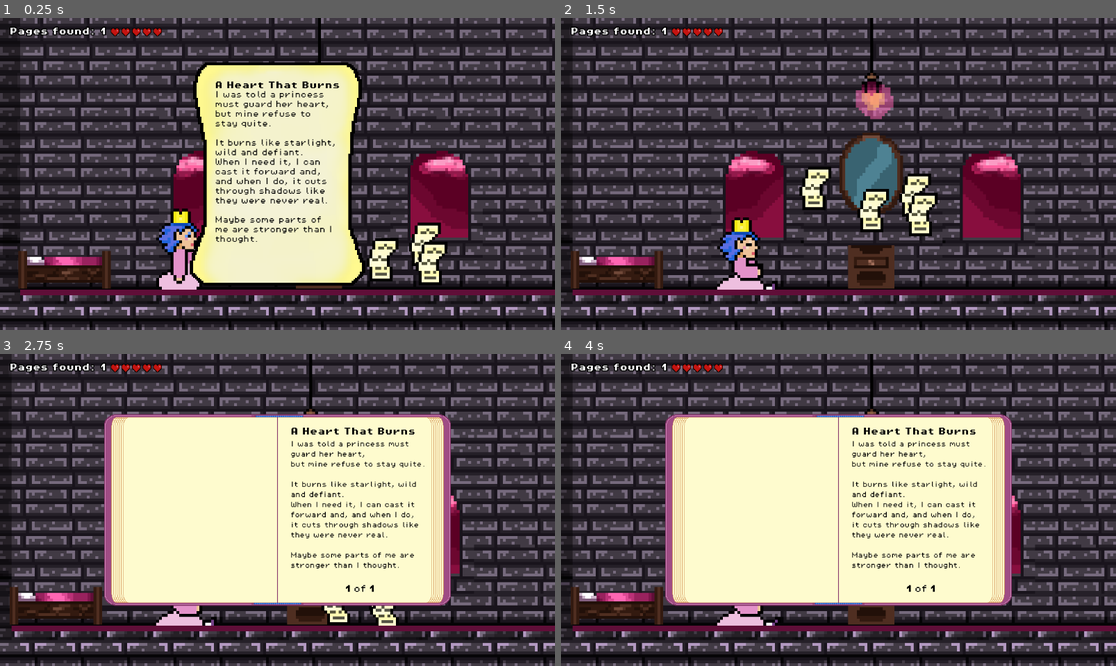
Above: before the commit, frames 1-4 (two rows, left to right).
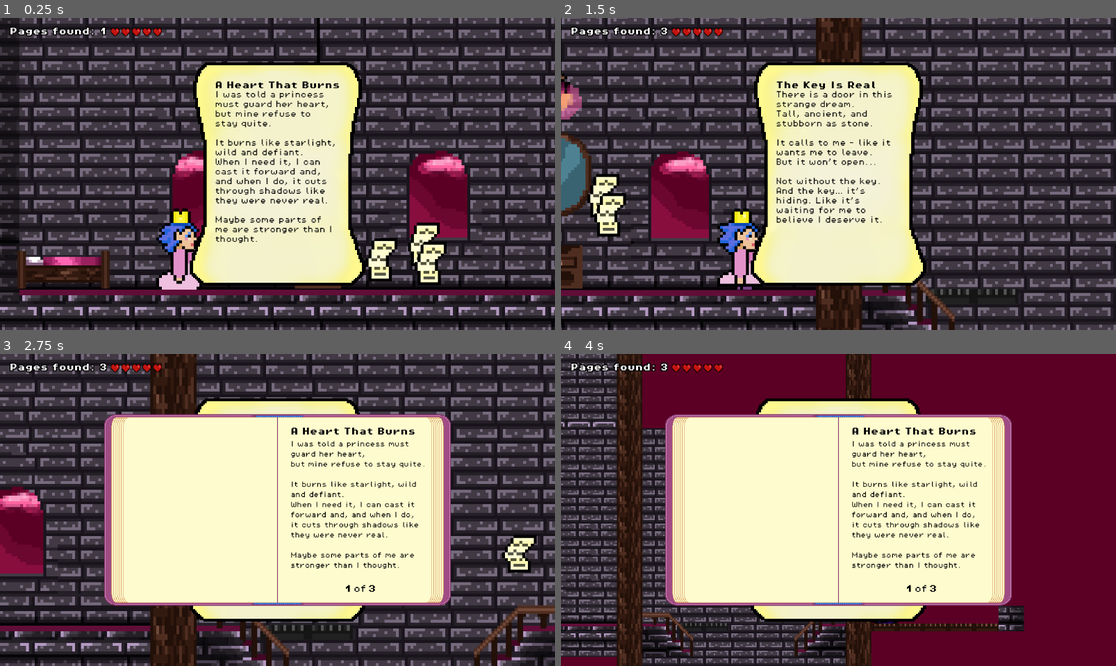
Above: after the commit, the same moments.

Repository: Gert1337/Game1
Game: Godot game, scene res://scenes/game.tscn
Two runs of this game, one before a commit and one after it. Both use one fixed random seed, a clock stepped at 60 frames per second and the inputs below.
Inputs:
- Up to frame 1 (0.25 s): no input
- Up to frame 2 (1.5 s): hold Right (move_right) from 0.53 s (still down); tap H (afformation) at 0.6 s; tap Space (jump) at 0.77 s; tap C (CloseDiaryPage) at 1.35 s
- Up to frame 3 (2.75 s): tap Space (jump) at 1.52 s; tap H (afformation) at 1.55, 2.3 s; release Right (move_right) at 2.03 s; hold Left (move_left) from 2.03 s (still down); tap B (Open Diary) at 2.1 s
- Up to frame 4 (4 s): release Left (move_left) at 2.78 s; hold Right (move_right) from 2.78 s (still down); tap H (afformation) at 2.85, 3.8 s; tap Space (jump) at 3.02, 3.77 s; tap Z (shoot) at 3.6 s

The runs differ from the first frame. In frame 1, 6.3% of the frame differs, in the area x 0-100%, y 0-100%; in frame 2, 59%; in frame 3, 20%; in frame 4, 53%.

Commit message:
moving platform

Diff:
--- /dev/null
+++ b/scenes/dead_to_live_platform.gd
@@ -0,0 +1,79 @@
+extends AnimatableBody2D
+enum MovementType {
+	NONE,
+	VERTICAL,
+	HORIZONTAL
+}
+
+@export_enum("None", "Vertical", "Horizontal") var selected_movement_type := "None"
+var movement_type: MovementType = MovementType.NONE
+@export var speed: float = 50.0
+
+var direction := 1
+var player_on_platform := false
+var last_position: Vector2
+var movement_delta: Vector2 = Vector2.ZERO
+
+@onready var player_ref: CharacterBody2D = $"../Player"
+@onready var ray_down: RayCast2D = $RayCast2DDown
+@onready var ray_up: RayCast2D = $RayCast2D2Up
+@onready var ray_left: RayCast2D = $RayCast2D2Left
+@onready var ray_rigth: RayCast2D = $RayCast2D2Rigth
+
+
+
+
+# Called when the node enters the scene tree for the first time.
+func _ready() -> void:
+	last_position = position
+	if player_ref:
+		player_ref.connect("player_healing", Callable(self, "_on_player_healing"))
+
+
+# Called every frame. 'delta' is the elapsed time since the previous frame.
+func _process(delta: float) -> void:
+	if movement_type == MovementType.NONE:
+		return
+
+	# Calculate movement delta
+	movement_delta = position - last_position
+	last_position = position
+	match  movement_type:
+		MovementType.VERTICAL:
+			if direction == 1 and ray_up.is_colliding():
+				direction = -1
+			elif direction == -1 and ray_down.is_colliding():
+				direction = 1
+			position.y += direction * speed * delta
+
+
+		MovementType.HORIZONTAL:
+			if direction == 1 and ray_rigth.is_colliding():
+				direction = -1
+			elif direction == -1 and ray_left.is_colliding():
+				direction = 1
+			position.x += direction * speed * delta
+
+
+func get_movement_delta() -> Vector2:
+	return movement_delta
+
+func _on_player_healing():
+	if player_on_platform:
+		match selected_movement_type:
+			"Vertical":
+				movement_type = MovementType.VERTICAL
+			"Horizontal":
+				movement_type = MovementType.HORIZONTAL
+			_:
+				movement_type = MovementType.NONE
+
+func _on_player_dection_body_entered(body: Node2D) -> void:
+	if body.name == "Player":
+		player_on_platform = true
+		body.current_platform = self
+
+func _on_player_dection_body_exited(body: Node2D) -> void:
+	if body.name == "Player":
+		player_on_platform = false
+		body.current_platform = null
--- /dev/null
+++ b/scenes/dead_to_live_platform.tscn
@@ -0,0 +1,167 @@
+[gd_scene load_steps=21 format=3 uid="uid://c4iudy5fp64fj"]
+
+[ext_resource type="Script" uid="uid://ckkgxby6mmllb" path="res://scenes/dead_to_live_platform.gd" id="1_ivgxt"]
+[ext_resource type="Texture2D" uid="uid://c0syhyqfitb6n" path="res://assets/sprites/deadtoliveplatform.png" id="2_txnsl"]
+
+[sub_resource type="AtlasTexture" id="AtlasTexture_mithi"]
+atlas = ExtResource("2_txnsl")
+region = Rect2(32, 0, 32, 16)
+
+[sub_resource type="AtlasTexture" id="AtlasTexture_t3vq2"]
+atlas = ExtResource("2_txnsl")
+region = Rect2(64, 0, 32, 16)
+
+[sub_resource type="AtlasTexture" id="AtlasTexture_wo82i"]
+atlas = ExtResource("2_txnsl")
+region = Rect2(96, 0, 32, 16)
+
+[sub_resource type="AtlasTexture" id="AtlasTexture_vswmk"]
+atlas = ExtResource("2_txnsl")
+region = Rect2(128, 0, 32, 16)
+
+[sub_resource type="AtlasTexture" id="AtlasTexture_120v5"]
+atlas = ExtResource("2_txnsl")
+region = Rect2(160, 0, 32, 16)
+
+[sub_resource type="AtlasTexture" id="AtlasTexture_uaft6"]
+atlas = ExtResource("2_txnsl")
+region = Rect2(192, 0, 32, 16)
+
+[sub_resource type="AtlasTexture" id="AtlasTexture_1d120"]
+atlas = ExtResource("2_txnsl")
+region = Rect2(224, 0, 32, 16)
+
+[sub_resource type="AtlasTexture" id="AtlasTexture_xr7bv"]
+atlas = ExtResource("2_txnsl")
+region = Rect2(0, 0, 32, 16)
+
+[sub_resource type="AtlasTexture" id="AtlasTexture_f7is0"]
+atlas = ExtResource("2_txnsl")
+region = Rect2(288, 0, 32, 16)
+
+[sub_resource type="AtlasTexture" id="AtlasTexture_poqmq"]
+atlas = ExtResource("2_txnsl")
+region = Rect2(320, 0, 32, 16)
+
+[sub_resource type="AtlasTexture" id="AtlasTexture_l8tvj"]
+atlas = ExtResource("2_txnsl")
+region = Rect2(352, 0, 32, 16)
+
+[sub_resource type="AtlasTexture" id="AtlasTexture_4ww0c"]
+atlas = ExtResource("2_txnsl")
+region = Rect2(384, 0, 32, 16)
+
+[sub_resource type="AtlasTexture" id="AtlasTexture_asp4i"]
+atlas = ExtResource("2_txnsl")
+region = Rect2(416, 0, 32, 16)
+
+[sub_resource type="AtlasTexture" id="AtlasTexture_y0p1m"]
+atlas = ExtResource("2_txnsl")
+region = Rect2(448, 0, 32, 16)
+
+[sub_resource type="AtlasTexture" id="AtlasTexture_6sx5q"]
+atlas = ExtResource("2_txnsl")
+region = Rect2(480, 0, 32, 16)
+
+[sub_resource type="SpriteFrames" id="SpriteFrames_ltd3f"]
+animations = [{
+"frames": [{
+"duration": 1.0,
+"texture": SubResource("AtlasTexture_mithi")
+}, {
+"duration": 1.0,
+"texture": SubResource("AtlasTexture_t3vq2")
+}, {
+"duration": 1.0,
+"texture": SubResource("AtlasTexture_wo82i")
+}, {
+"duration": 1.0,
+"texture": SubResource("AtlasTexture_vswmk")
+}, {
+"duration": 1.0,
+"texture": SubResource("AtlasTexture_120v5")
+}, {
+"duration": 1.0,
+"texture": SubResource("AtlasTexture_uaft6")
+}, {
+"duration": 1.0,
+"texture": SubResource("AtlasTexture_1d120")
+}],
+"loop": true,
+"name": &"comming_to_live",
+"speed": 4.0
+}, {
+"frames": [{
+"duration": 1.0,
+"texture": SubResource("AtlasTexture_xr7bv")
+}],
+"loop": true,
+"name": &"default",
+"speed": 5.0
+}, {
+"frames": [{
+"duration": 1.0,
+"texture": SubResource("AtlasTexture_f7is0")
+}, {
+"duration": 1.0,
+"texture": SubResource("AtlasTexture_poqmq")
+}, {
+"duration": 1.0,
+"texture": SubResource("AtlasTexture_l8tvj")
+}, {
+"duration": 1.0,
+"texture": SubResource("AtlasTexture_4ww0c")
+}, {
+"duration": 1.0,
+"texture": SubResource("AtlasTexture_asp4i")
+}, {
+"duration": 1.0,
+"texture": SubResource("AtlasTexture_y0p1m")
+}, {
+"duration": 1.0,
+"texture": SubResource("AtlasTexture_6sx5q")
+}],
+"loop": true,
+"name": &"moving",
+"speed": 5.0
+}]
+
+[sub_resource type="RectangleShape2D" id="RectangleShape2D_krk4b"]
+size = Vector2(32, 8)
+
+[sub_resource type="RectangleShape2D" id="RectangleShape2D_ivgxt"]
+size = Vector2(32, 11)
+
+[node name="DeadToAlivePlatform" type="AnimatableBody2D"]
+script = ExtResource("1_ivgxt")
+
+[node name="Sprite2D" type="AnimatedSprite2D" parent="."]
+sprite_frames = SubResource("SpriteFrames_ltd3f")
+autoplay = "default"
+frame_progress = 0.845605
+
+[node name="CollisionShape2D" type="CollisionShape2D" parent="."]
+position = Vector2(0, -4)
+shape = SubResource("RectangleShape2D_krk4b")
+one_way_collision = true
+
+[node name="RayCast2DDown" type="RayCast2D" parent="."]
+target_position = Vector2(0, 5)
+
+[node name="RayCast2D2Up" type="RayCast2D" parent="."]
+target_position = Vector2(0, -40)
+
+[node name="RayCast2D2Left" type="RayCast2D" parent="."]
+target_position = Vector2(-16, 0)
+
+[node name="RayCast2D2Rigth" type="RayCast2D" parent="."]
+target_position = Vector2(16, 0)
+
+[node name="PlayerDection" type="Area2D" parent="."]
+
+[node name="CollisionShape2D" type="CollisionShape2D" parent="PlayerDection"]
+position = Vector2(0, -11.5)
+shape = SubResource("RectangleShape2D_ivgxt")
+
+[connection signal="body_entered" from="PlayerDection" to="." method="_on_player_dection_body_entered"]
+[connection signal="body_exited" from="PlayerDection" to="." method="_on_player_dection_body_exited"]
--- a/scenes/game.tscn
+++ b/scenes/game.tscn
@@ -11,6 +11,7 @@
 [ext_resource type="PackedScene" uid="uid://bw51ieq5lg4jn" path="res://scenes/zoom_out.tscn" id="7_u5sy4"]
 [ext_resource type="PackedScene" uid="uid://un71sagk5ow3" path="res://scenes/green_slime.tscn" id="9_0tnpc"]
 [ext_resource type="PackedScene" uid="uid://bgt67clpbn1av" path="res://scenes/diary_page.tscn" id="10_vtaks"]
+[ext_resource type="PackedScene" uid="uid://c4iudy5fp64fj" path="res://scenes/dead_to_live_platform.tscn" id="12_dinhu"]
 
 [sub_resource type="TileSetAtlasSource" id="TileSetAtlasSource_p57ef"]
 texture = ExtResource("2_iywne")
@@ -270,12 +271,6 @@
 floor_snap_length = 15.5
 
 [node name="DialogBox" parent="Player" instance=ExtResource("6_kvpfn")]
-offset_left = 39.2141
-offset_top = 22.3264
-offset_right = 39.2141
-offset_bottom = 22.3264
-grow_horizontal = 1
-grow_vertical = 1
 
 [node name="Camera2D" type="Camera2D" parent="Player"]
 position = Vector2(0, -5)
@@ -321,4 +316,9 @@
 [node name="DiaryPage6" parent="." instance=ExtResource("10_vtaks")]
 position = Vector2(70.9991, 6.11088)
 
+[node name="DeadToAlivePlatform" parent="." instance=ExtResource("12_dinhu")]
+position = Vector2(182.046, 18.7031)
+selected_movement_type = "Horizontal"
+speed = 92.0
+
 [connection signal="body_exited" from="ZoomOut" to="ZoomOut" method="_on_body_exited"]
--- a/scenes/green_platform.tscn
+++ /dev/null
@@ -1,17 +0,0 @@
-[gd_scene load_steps=3 format=3 uid="uid://c4iudy5fp64fj"]
-
-[ext_resource type="Texture2D" uid="uid://dwpevvulaa7wm" path="res://assets/sprites/platforms.png" id="1_12vfb"]
-
-[sub_resource type="RectangleShape2D" id="RectangleShape2D_krk4b"]
-size = Vector2(32, 8)
-
-[node name="SmallGreenPlatform" type="AnimatableBody2D"]
-
-[node name="Sprite2D" type="Sprite2D" parent="."]
-texture = ExtResource("1_12vfb")
-region_enabled = true
-region_rect = Rect2(16, 0, 32, 9)
-
-[node name="CollisionShape2D" type="CollisionShape2D" parent="."]
-shape = SubResource("RectangleShape2D_krk4b")
-one_way_collision = true
--- a/scenes/player.tscn
+++ b/scenes/player.tscn
@@ -847,7 +847,6 @@
 
 [node name="Player" type="CharacterBody2D"]
 collision_layer = 3
-collision_mask = 3
 floor_constant_speed = true
 floor_block_on_wall = false
 floor_snap_length = 10.0
--- a/scripts/player.gd
+++ b/scripts/player.gd
@@ -13,10 +13,13 @@
 var player_direction = Vector2.RIGHT
 var shooting = false
 var locked = false
+var current_platform: Node = null
+
 
 @onready var player_sprite: AnimatedSprite2D = $AnimatedSprite2D
 @onready var animation_player: AnimationPlayer = $AnimationPlayer
 @onready var coyote_jump_timer: Timer = $CoyoteJumpTimer
+signal player_healing
 
 func _ready():
 	if not player_sprite.animation_finished.is_connected(_on_animated_sprite_2d_animation_finished):
@@ -28,9 +31,6 @@
 
 
 func _physics_process(delta: float) -> void:
-	if locked:
-
-		return
 
 	apply_gravity(delta)
 	handle_jumping(delta)
@@ -41,16 +41,23 @@
 	handle_playersprite_flipping(direction)
 	handle_player_animation(direction)
 	var was_on_floor = is_on_floor()
+	if current_platform != null and is_on_floor():
+		if current_platform.has_method("get_movement_delta"):
+			position += current_platform.get_movement_delta()
+
 	move_and_slide()
+
+	position.round()
+
 	var just_left_ledge = was_on_floor and not is_on_floor() and velocity.y >=0
 	if just_left_ledge:
 			print("timer start")
 			coyote_jump_timer.start()
-	position = position.round()
+
 
 
 func apply_gravity(delta):
-		if not is_on_floor():
+		if not is_on_floor() and current_platform == null:
 			velocity += get_gravity() * delta
 func handle_jumping(delta):
 		if is_on_floor() or coyote_jump_timer.time_left > 0.0:
@@ -96,6 +103,7 @@
 	if Input.is_action_just_pressed("afformation") and not locked:
 		locked = true
 		player_sprite.play("afformation")
+		emit_signal("player_healing")
 
 
 
Binary file added: assets/sprites/deadtoliveplatform.png
Not shown, added: assets/sprites/deadtoliveplatform.png.import
Not shown, added: scenes/dead_to_live_platform.gd.uid
Not shown: 1 places in scenes/game.tscn that only renumber resources
